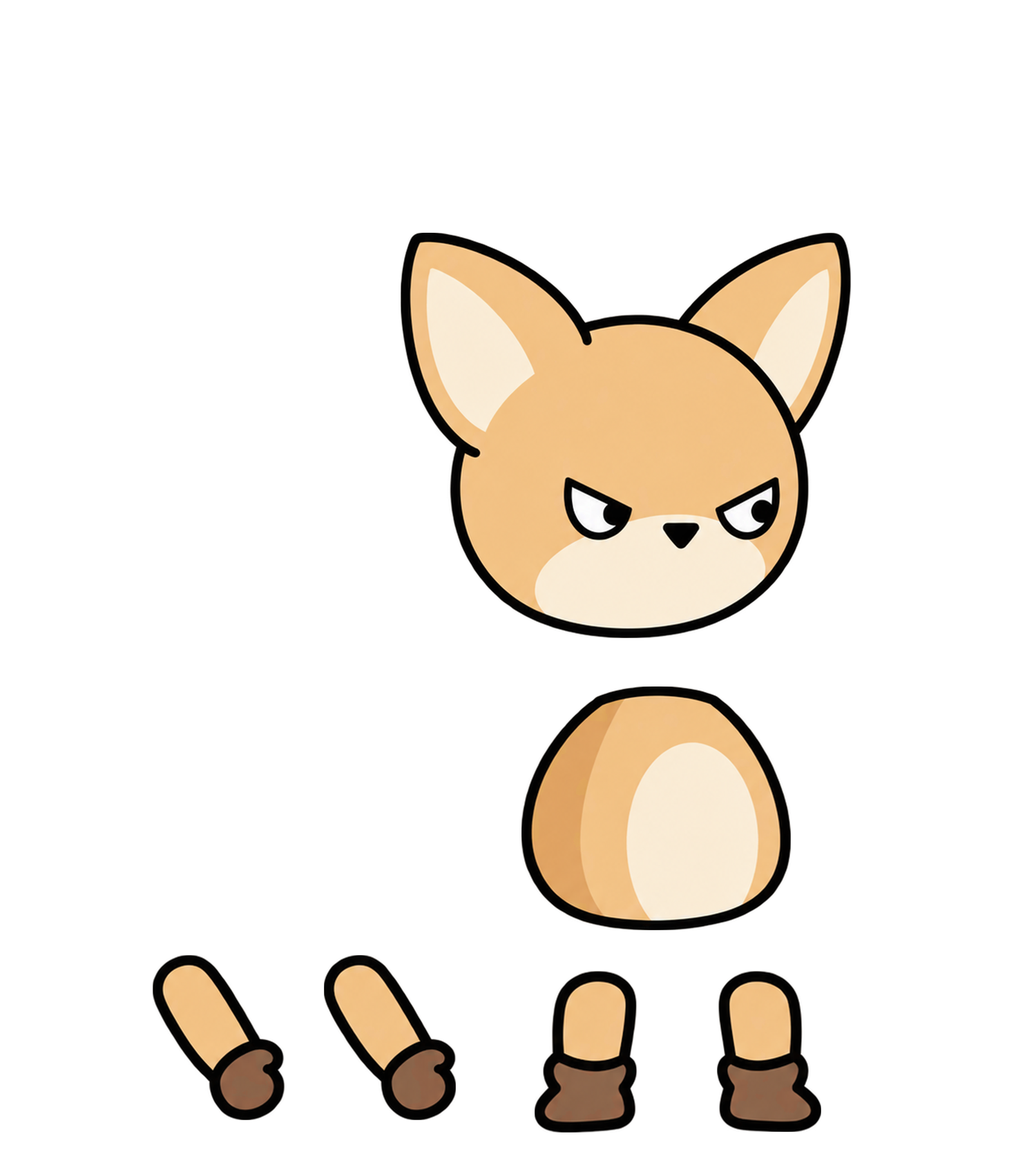
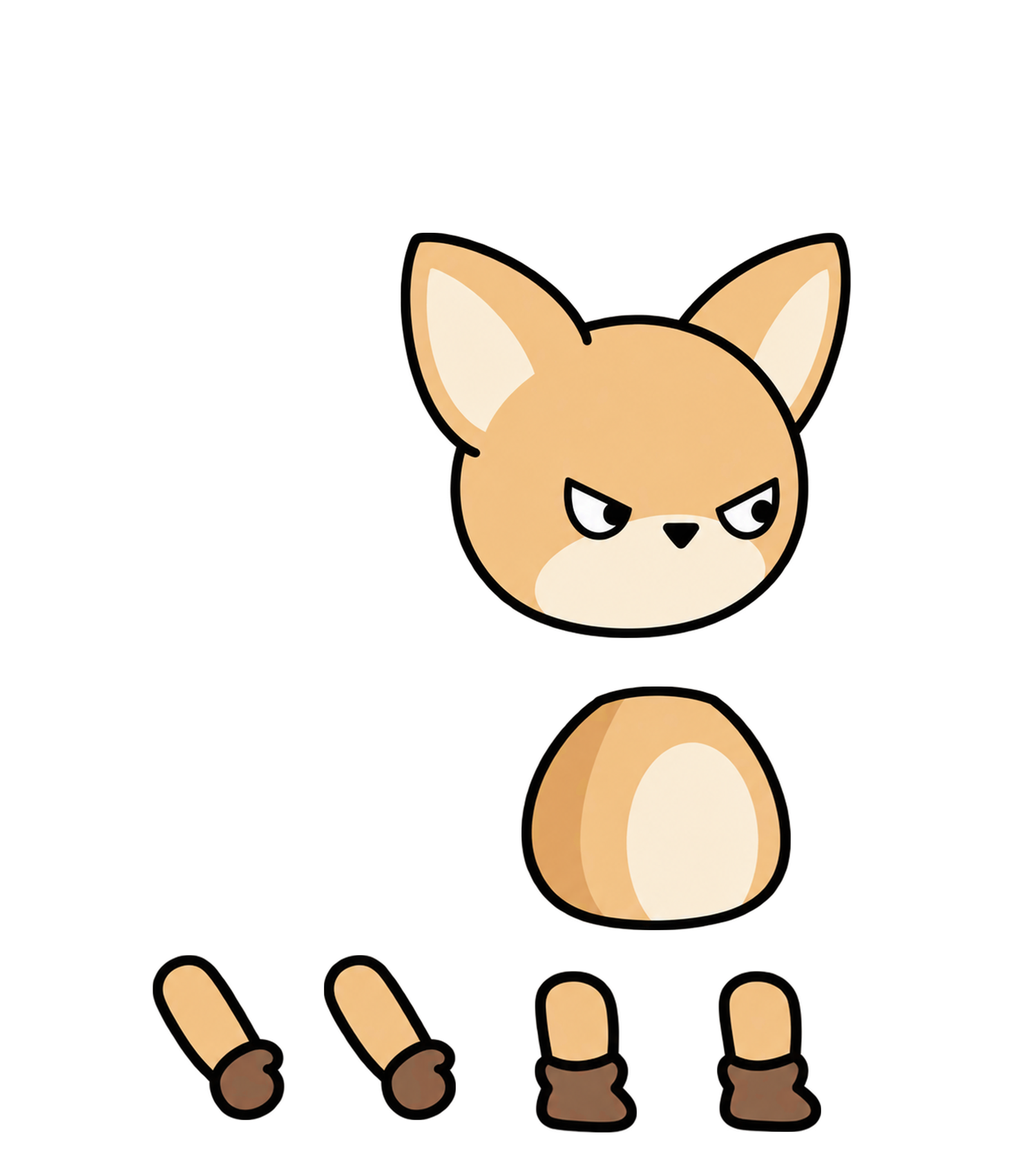
Before/after of a 1036 x 1174 layered artwork. What changed in the layer stack:
painted on "다리1" over [534, 970, 637, 1133]
